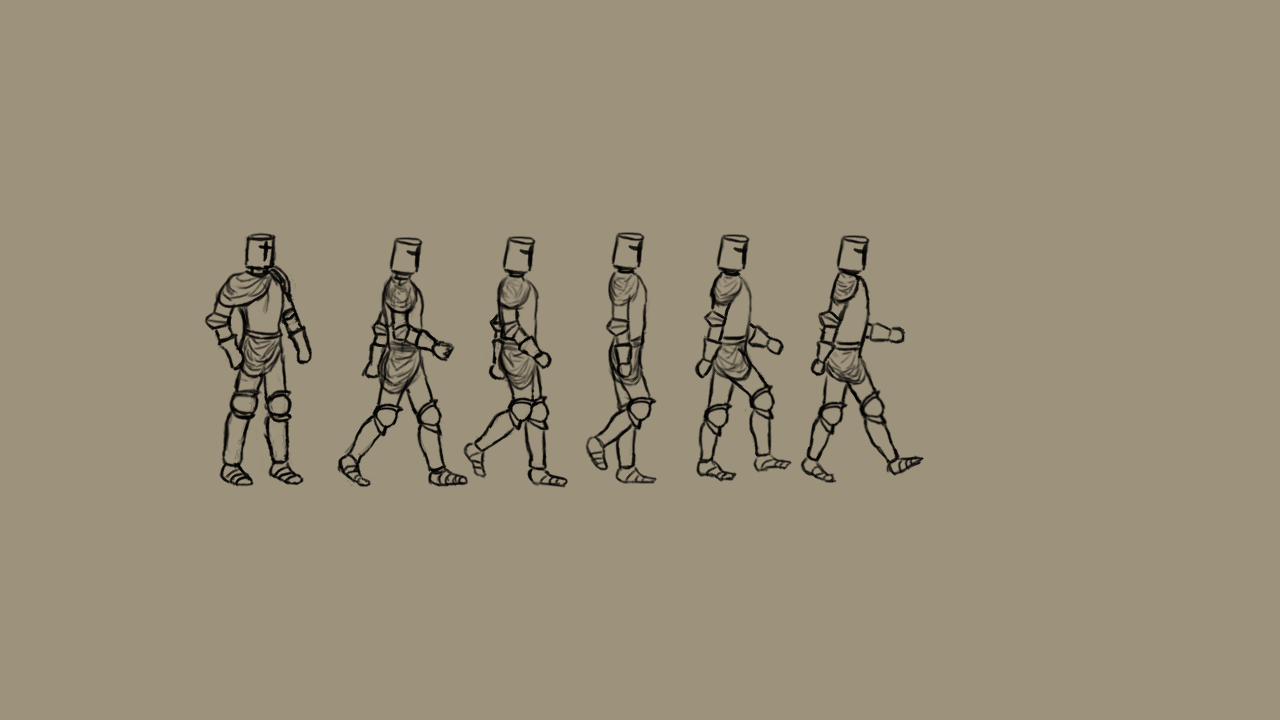
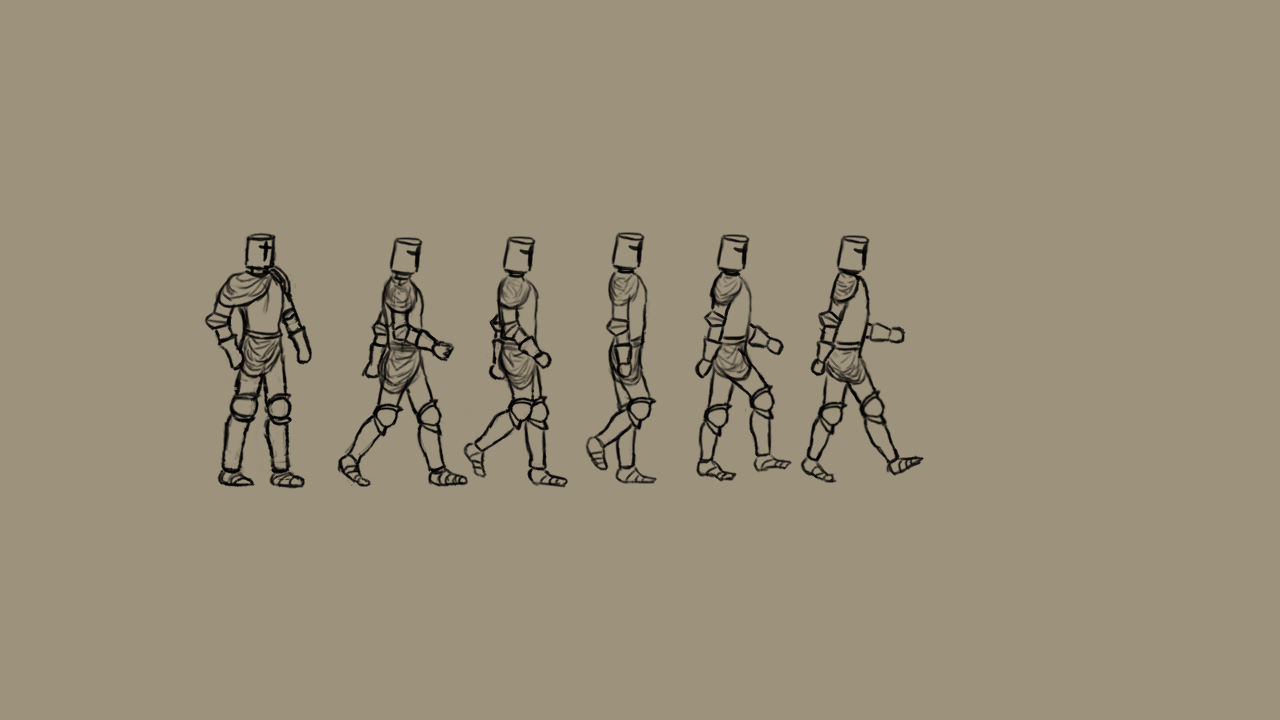
Before/after of a 1280 x 720 layered artwork. What changed in the layer stack:
painted on "Pasted Layer #1" over [left=217, top=373, right=305, bottom=489]
